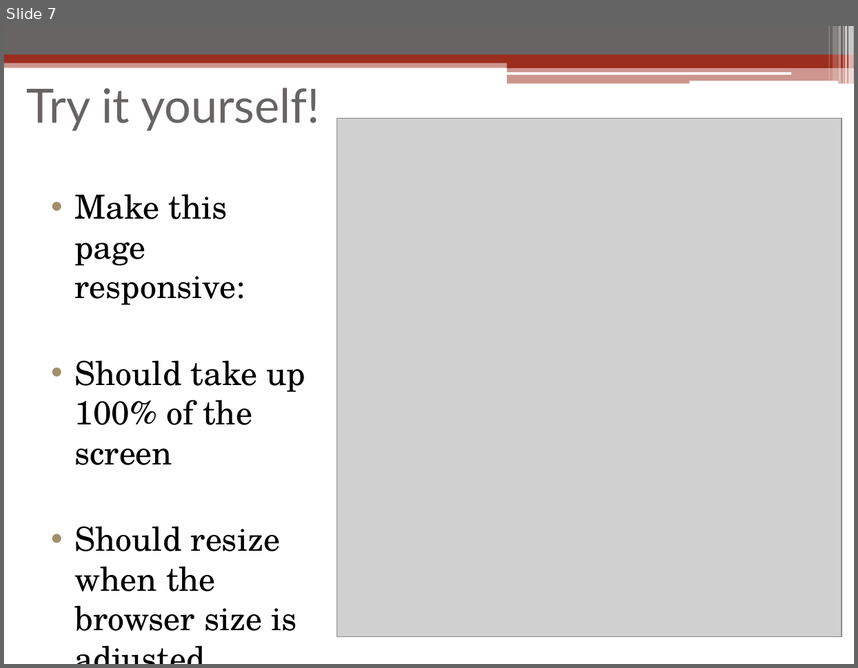
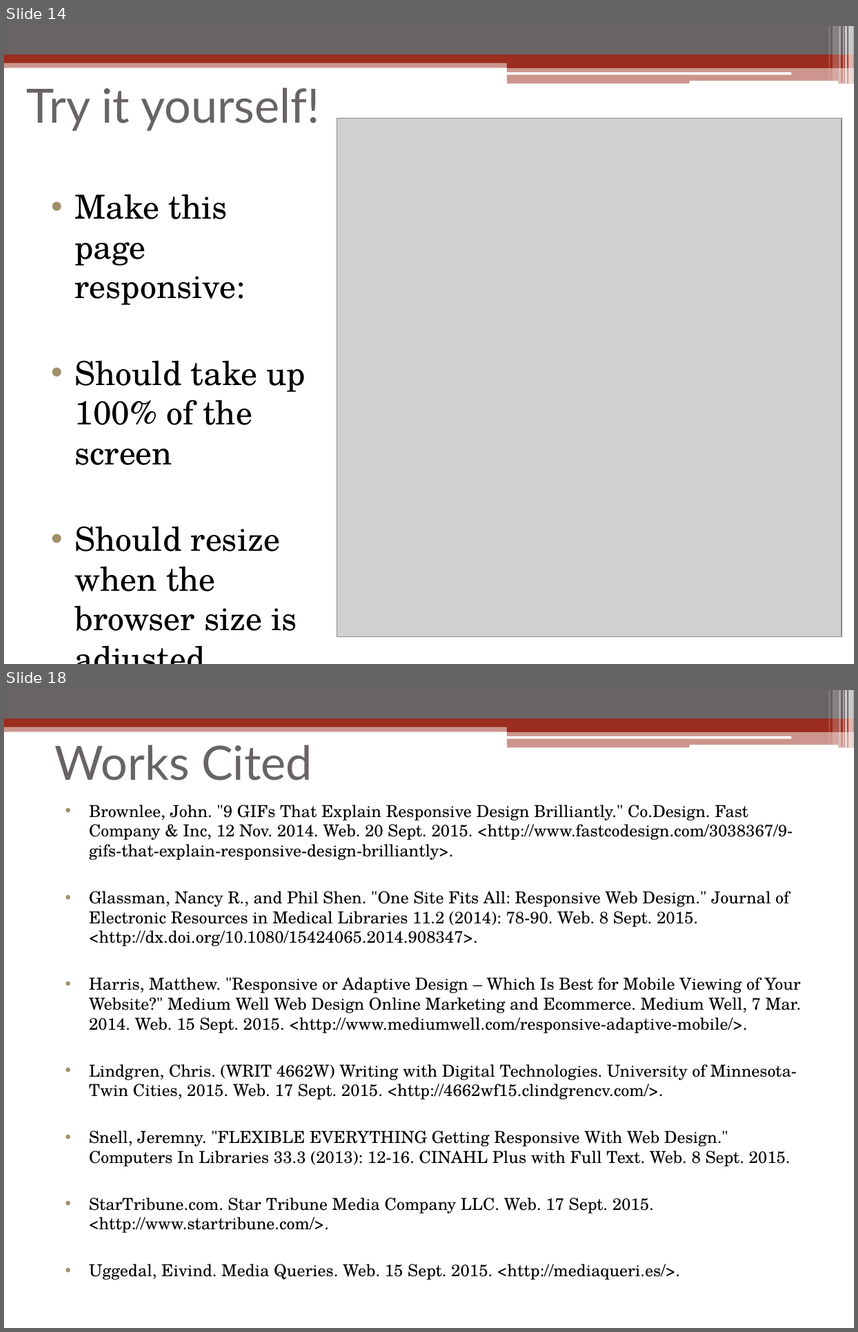
Before and after one commit to linuxbo/WriteDigTech, a slide deck: Workshop/Workshop_Sarah_Murto.pptx. Shown one above the other, each under a label of ours: slide 7 before the commit, slides 14 and 18 after it; the slides between them are not shown. The pictures are 858x668 and 858x1332 pixels, drawn with LibreOffice and Linux fonts; fonts in the diff are those of the drawing; grey boxes stand for pictures. Boxes give left, top, right and bottom in pixels: in the first picture for what was removed or moved away, otherwise in the second. Text is boxed around its words. In the diff, an @@ line names an element or a change of style, - is before the commit and + after.

```diff
--- a/Workshop/Workshop_Sarah_Murto.pptx
+++ b/Workshop/Workshop_Sarah_Murto.pptx
@@ slide 18 added at <box>4,690,854,1328</box>, background #FFFFFF; not listed: 13 template elements that a slide beside it also shows @@
@@ title added at <box>55,745,312,780</box>, 40 pt, text #696464 @@
+Works Cited
@@ text added at <box>89,805,802,1279</box>, 14 pt, text #000000 @@
+• Brownlee, John. "9 GIFs That Explain Responsive Design Brilliantly." Co.Design. Fast Company & Inc, 12 Nov. 2014. Web. 20 Sept. 2015. <http://www.fastcodesign.com/3038367/9-gifs-that-explain-responsive-design-brilliantly>.
+• Glassman, Nancy R., and Phil Shen. "One Site Fits All: Responsive Web Design." Journal of Electronic Resources in Medical Libraries 11.2 (2014): 78-90. Web. 8 Sept. 2015. <http://dx.doi.org/10.1080/15424065.2014.908347>.
+• Harris, Matthew. "Responsive or Adaptive Design – Which Is Best for Mobile Viewing of Your Website?" Medium Well Web Design Online Marketing and Ecommerce. Medium Well, 7 Mar. 2014. Web. 15 Sept. 2015. <http://www.mediumwell.com/responsive-adaptive-mobile/>.
+• Lindgren, Chris. (WRIT 4662W) Writing with Digital Technologies. University of Minnesota-Twin Cities, 2015. Web. 17 Sept. 2015. <http://4662wf15.clindgrencv.com/>.
+• Snell, Jeremny. "FLEXIBLE EVERYTHING Getting Responsive With Web Design." Computers In Libraries 33.3 (2013): 12-16. CINAHL Plus with Full Text. Web. 8 Sept. 2015.
+• StarTribune.com. Star Tribune Media Company LLC. Web. 17 Sept. 2015. <http://www.startribune.com/>.
+• Uggedal, Eivind. Media Queries. Web. 15 Sept. 2015. <http://mediaqueri.es/>.
@@ what was slide 7 is now slide 14 @@
```
Also in this commit, not shown: 5 slides changed, 10 other slides added, 5 slides removed, 1 other file.
